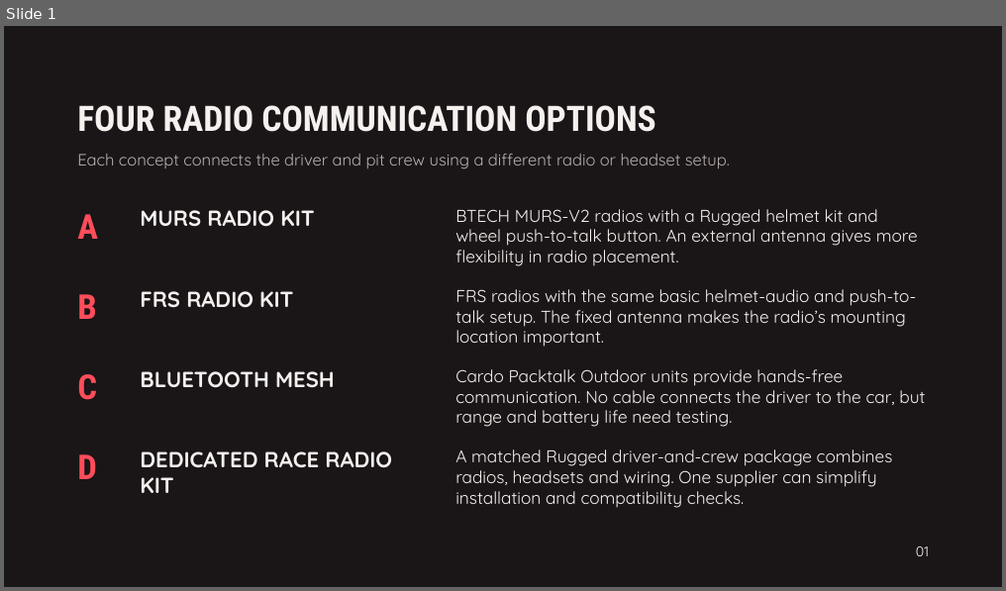
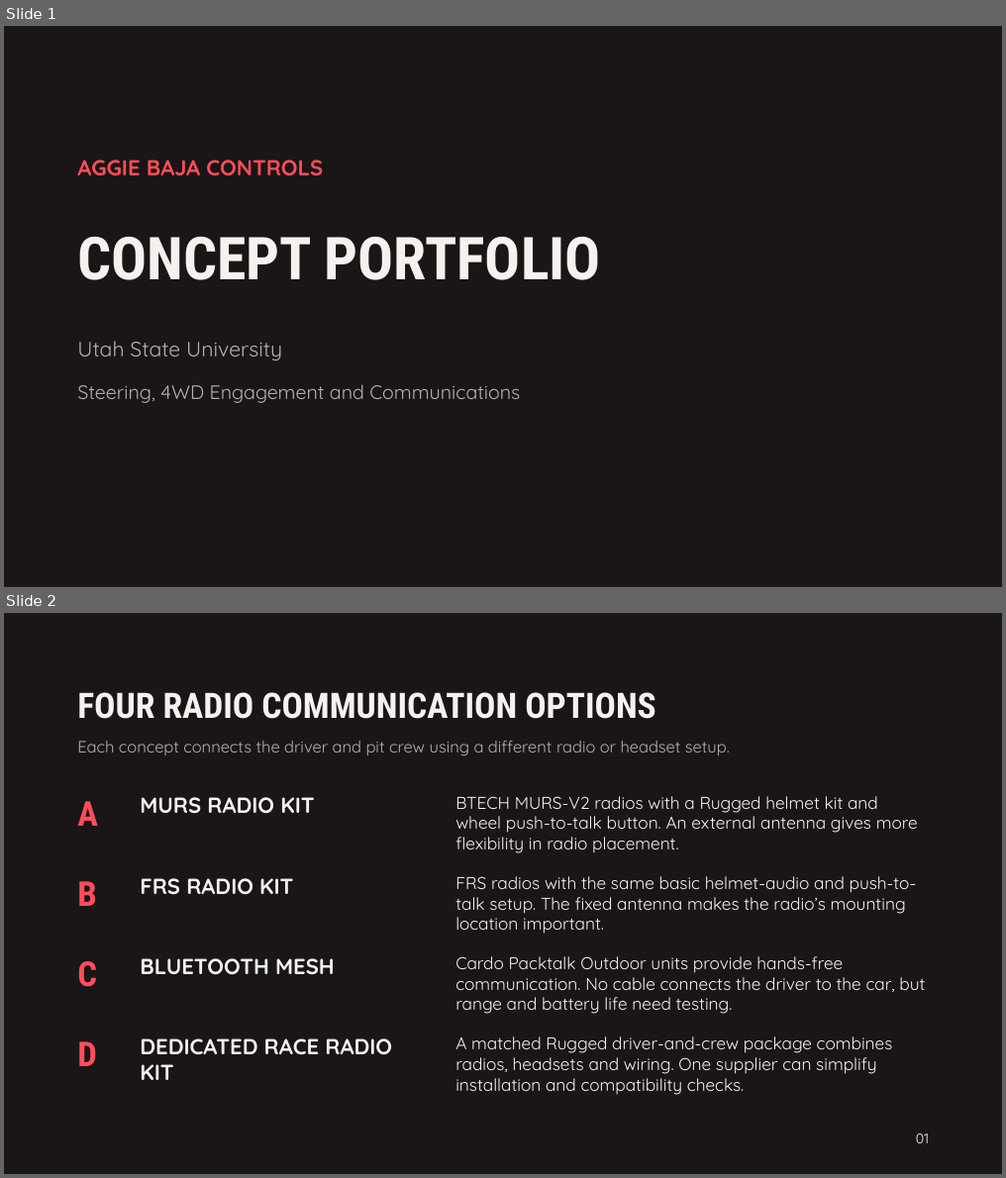
Before and after one commit to Polowater123/Aggie-Baja-Controls-The-A.B.C.-, a slide deck: Concept Portfolio.pptx. Shown one above the other, each under a label of ours: slide 1 before the commit, slides 1 and 2 after it. The pictures are 1006x591 and 1006x1178 pixels, drawn with LibreOffice and Linux fonts; fonts in the diff are those of the drawing. Boxes give left, top, right and bottom in pixels: in the first picture for what was removed or moved away, otherwise in the second. Text is boxed around its words. In the diff, an @@ line names an element or a change of style, - is before the commit and + after.

```diff
--- a/Concept Portfolio.pptx
+++ b/Concept Portfolio.pptx
@@ slide 1 added at [4,26,1002,587], background #1A1517 @@
@@ text added at [77,160,323,176], 21 pt, text #FF4D5A, bold @@
+AGGIE BAJA CONTROLS
@@ text added at [77,237,601,280], 57 pt, text #F5F1EE, bold @@
+CONCEPT PORTFOLIO
@@ text added at [77,341,282,361], 20.2 pt, text #B9B0AE @@
+Utah State University
@@ text added at [77,384,520,403], 18.8 pt, text #B9B0AE @@
+Steering, 4WD Engagement and Communications
@@ what was slide 1 is now slide 2 @@
```
Also in this commit, not shown: 5 slides changed.
